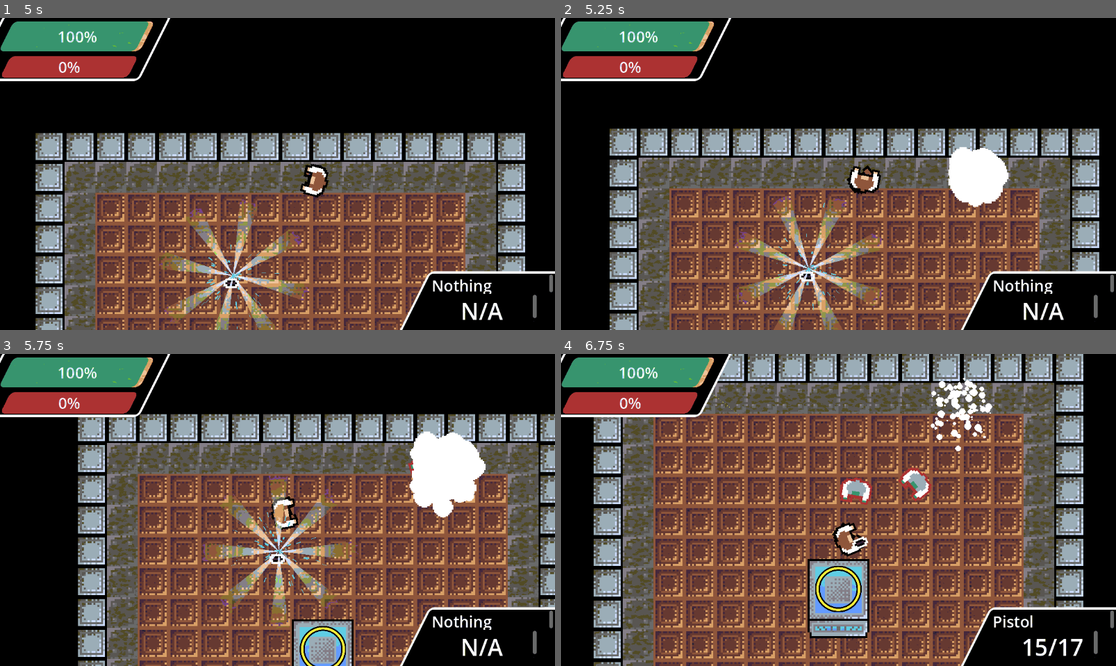
Above: before the commit, frames 1-4 (two rows, left to right).
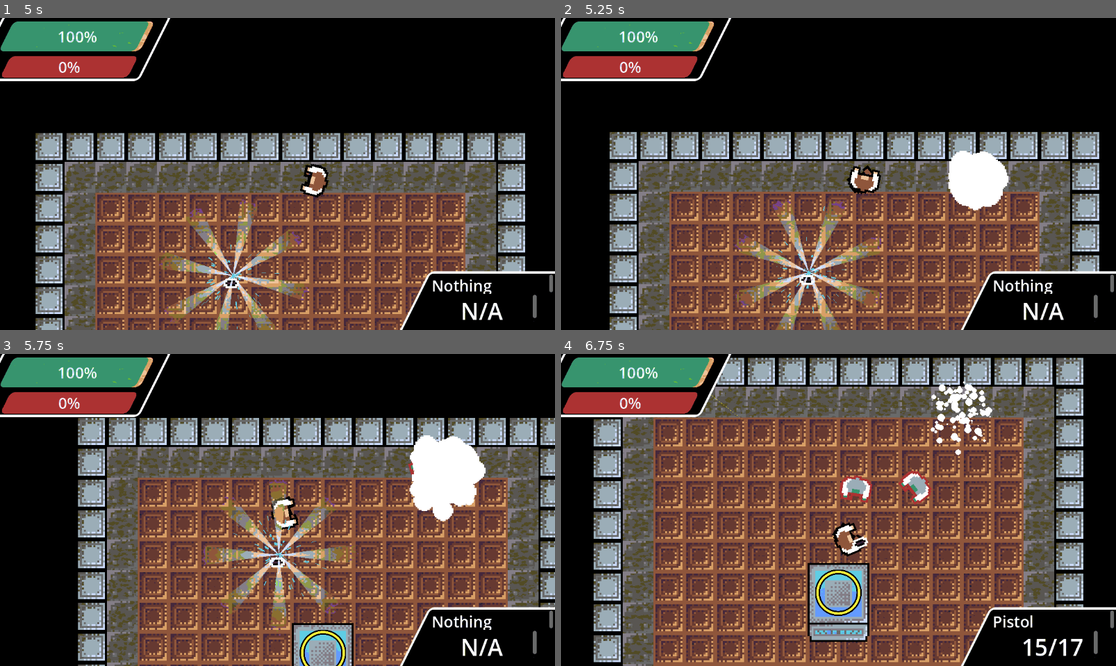
Above: after the commit, the same moments.

Repository: DriftWare07/gdod-jam-25
Game: Godot game, scene res://scenes/main.tscn
Two runs of this game, one before a commit and one after it. Both use one fixed random seed, a clock stepped at 60 frames per second and the inputs below.
Inputs (mouse positions are in pixels of both pictures, inside the frame that each line leads up to):
- Up to frame 1 (5 s): move the mouse to (399, 158) at 0.52 s; press the mouse at (399, 158) at 0.53 s; hold D (right) 0.53-1.28 s; move the mouse to (166, 189) at 1.27 s; release the mouse at (166, 189) at 1.28 s; hold S (down) 1.28-2.03 s; click (166, 189) at 1.35 s; move the mouse to (333, 105) at 2.02 s; press the mouse at (333, 105) at 2.03 s; hold D (right) 2.03-2.78 s; move the mouse to (249, 236) at 2.77 s; release the mouse at (249, 236) at 2.78 s; hold W (up) 2.78-3.53 s; click (249, 236) at 2.85 s; move the mouse to (444, 220) at 3.52 s; press the mouse at (444, 220) at 3.53 s; hold A (left) from 3.53 s (still down); move the mouse to (111, 127) at 4.27 s; release the mouse at (111, 127) at 4.28 s; click (111, 127) at 4.35 s
- Up to frame 2 (5.25 s): move the mouse to (866, 174) at 5.02 s; release A (left) at 5.03 s; press the mouse at (866, 174) at 5.03 s; hold S (down) from 5.03 s (still down)
- Up to frame 3 (5.75 s): keep holding S (down)
- Up to frame 4 (6.75 s): move the mouse to (755, 432) at 5.77 s; release S (down) at 5.78 s; release the mouse at (755, 432) at 5.78 s; hold D (right) 5.78-6.53 s; click (755, 432) at 5.85 s; move the mouse to (960, 494) at 6.52 s; press the mouse at (960, 494) at 6.53 s; hold W (up) from 6.53 s (still down)

Frame 1 is identical in both runs. In frame 2, 23% of the frame differs, in the area x 8-97%, y 35-100%; in frame 3, 28%; in frame 4, 36%, in the area x 5-95%, y 0-100%.

Commit message:
Falling through the floor works now

Diff:
--- a/gdod-jam-25/scenes/player/player.gd
+++ b/gdod-jam-25/scenes/player/player.gd
@@ -93,7 +93,21 @@
 	$CanvasLayer/Control/AnimationPlayer.play("deathScreen")
 	$hurtsound.volume_db = -60.0
 
+func start_fall():
+	Global.can_control = false
+	$CanvasLayer/Control/AnimationPlayer.play("fall")
 
+func finish_fall():
+	global_position = Vector2.ZERO
+	$spawn.restart()
+	$CanvasLayer/Control/AnimationPlayer.play("RESET")
+
+	Global.can_control = true
 
 func _on_restart_pressed() -> void:
 	if hp.is_dead: get_tree().reload_current_scene()
+
+
+func _on_animation_player_animation_finished(anim_name: StringName) -> void:
+	if anim_name == "fall":
+		finish_fall()
--- a/gdod-jam-25/scenes/player/player.tscn
+++ b/gdod-jam-25/scenes/player/player.tscn
@@ -15,11 +15,12 @@
 [ext_resource type="Script" uid="uid://b7egv4sl2xmd6" path="res://scenes/player/hud.gd" id="11_pllkt"]
 [ext_resource type="Script" uid="uid://cop8kdjtvd461" path="res://scripts/healthcomponent.gd" id="12_2nf2k"]
 [ext_resource type="Script" uid="uid://c07qsyt25g57y" path="res://scripts/hitbox.gd" id="13_3k6dn"]
+[ext_resource type="Texture2D" uid="uid://dcy0ab042i50b" path="res://assets/spawn.png" id="16_kvlxm"]
 [ext_resource type="Texture2D" uid="uid://cpmf0sv2kagpp" path="res://assets/blood.png" id="16_myrg7"]
 [ext_resource type="AudioStream" uid="uid://cr47dwg4mtpj6" path="res://assets/sounds/hurt_sound.tres" id="17_kvlxm"]
 
 [sub_resource type="CircleShape2D" id="CircleShape2D_dwp0u"]
-radius = 7.07107
+radius = 6.0
 
 [sub_resource type="StyleBoxFlat" id="StyleBoxFlat_fcs02"]
 bg_color = Color(0.321569, 0.733333, 1, 1)
@@ -62,6 +63,18 @@
 "transitions": PackedFloat32Array(1),
 "update": 0,
 "values": [Color(1, 1, 1, 0)]
+}
+tracks/1/type = "value"
+tracks/1/imported = false
+tracks/1/enabled = true
+tracks/1/path = NodePath("../..:scale")
+tracks/1/interp = 1
+tracks/1/loop_wrap = true
+tracks/1/keys = {
+"times": PackedFloat32Array(0),
+"transitions": PackedFloat32Array(1),
+"update": 0,
+"values": [Vector2(1, 1)]
 }
 
 [sub_resource type="Animation" id="Animation_myrg7"]
@@ -80,14 +93,30 @@
 "values": [Color(1, 1, 1, 0), Color(1, 1, 1, 1)]
 }
 
+[sub_resource type="Animation" id="Animation_uf5tr"]
+resource_name = "fall"
+tracks/0/type = "value"
+tracks/0/imported = false
+tracks/0/enabled = true
+tracks/0/path = NodePath("../..:scale")
+tracks/0/interp = 1
+tracks/0/loop_wrap = true
+tracks/0/keys = {
+"times": PackedFloat32Array(0, 0.966667),
+"transitions": PackedFloat32Array(4, 4),
+"update": 0,
+"values": [Vector2(1, 1), Vector2(0, 0)]
+}
+
 [sub_resource type="AnimationLibrary" id="AnimationLibrary_uf5tr"]
 _data = {
 &"RESET": SubResource("Animation_kvlxm"),
-&"deathScreen": SubResource("Animation_myrg7")
+&"deathScreen": SubResource("Animation_myrg7"),
+&"fall": SubResource("Animation_uf5tr")
 }
 
 [sub_resource type="CircleShape2D" id="CircleShape2D_4ckqc"]
-radius = 8.90608
+radius = 7.0
 
 [sub_resource type="Resource" id="Resource_6gcn8"]
 script = ExtResource("7_c1xko")
@@ -132,6 +161,26 @@
 scale_min = 0.1
 scale_curve = SubResource("CurveTexture_kvlxm")
 color = Color(1, 0, 0, 1)
+
+[sub_resource type="Curve" id="Curve_uf5tr"]
+_data = [Vector2(0, 0.513007), 0.0, 0.0, 0, 0, Vector2(0.0534759, 1), 0.0, 0.0, 0, 0, Vector2(0.417112, 0), -3.11343, 0.0, 0, 0]
+point_count = 3
+
+[sub_resource type="CurveTexture" id="CurveTexture_uf5tr"]
+curve = SubResource("Curve_uf5tr")
+
+[sub_resource type="ParticleProcessMaterial" id="ParticleProcessMaterial_8ydkj"]
+particle_flag_disable_z = true
+emission_shape = 1
+emission_sphere_radius = 0.1
+spread = 180.0
+initial_velocity_min = 25.0
+initial_velocity_max = 60.0
+gravity = Vector3(0, 45, 0)
+damping_min = 100.0
+damping_max = 120.0
+scale_min = 0.1
+scale_curve = SubResource("CurveTexture_uf5tr")
 
 [node name="player" type="CharacterBody2D"]
 script = ExtResource("1_1jfvs")
@@ -360,7 +409,22 @@
 max_polyphony = 5
 bus = &"sfx"
 
+[node name="spawn" type="GPUParticles2D" parent="."]
+z_index = 2
+emitting = false
+amount = 100
+texture = ExtResource("16_kvlxm")
+lifetime = 5.0
+one_shot = true
+explosiveness = 1.0
+randomness = 1.0
+fixed_fps = 60
+local_coords = true
+trail_lifetime = 1.0
+process_material = SubResource("ParticleProcessMaterial_8ydkj")
+
 [connection signal="timeout" from="firetimer" to="." method="_on_firetimer_timeout"]
 [connection signal="pressed" from="CanvasLayer/Control/gameover/restart" to="." method="_on_restart_pressed"]
+[connection signal="animation_finished" from="CanvasLayer/Control/AnimationPlayer" to="." method="_on_animation_player_animation_finished"]
 [connection signal="damaged" from="Health_Component" to="hurtsound" method="play"]
 [connection signal="dead" from="Health_Component" to="." method="_on_health_component_dead"]
--- a/gdod-jam-25/scenes/tile.gd
+++ b/gdod-jam-25/scenes/tile.gd
@@ -17,15 +17,14 @@
 	sprite.modulate = lerp(Color.GRAY, Color.WHITE, hp_ratio)
 
 	if not dead: return
-	var bodies = $Tile.get_overlapping_bodies()
-	for body in bodies:
-		if body is player:
-			body.global_position = Vector2(0,0)
 
 	var areas = $Tile.get_overlapping_areas()
 	for area in areas:
 		if area is hitbox:
 			if !area.is_in_group("player"): area.kill()
+			elif area.is_in_group("player"):
+				area.damage(15)
+				area.get_parent().start_fall()
 
 
 func _on_health_component_dead() -> void:
--- a/gdod-jam-25/scenes/tile.tscn
+++ b/gdod-jam-25/scenes/tile.tscn
@@ -12,7 +12,7 @@
 [ext_resource type="Script" uid="uid://cms1s1umu7r7x" path="res://addons/shaker/data/Vector2/ShakerPreset2D.gd" id="9_okqby"]
 
 [sub_resource type="RectangleShape2D" id="RectangleShape2D_3ox66"]
-size = Vector2(8.00001, 8)
+size = Vector2(4, 4)
 
 [sub_resource type="Resource" id="Resource_e3equ"]
 script = ExtResource("6_3cofm")
@@ -103,7 +103,7 @@
 region_rect = Rect2(16, 0, 16, 16)
 
 [node name="CollisionShape2D" type="CollisionShape2D" parent="Tile"]
-position = Vector2(-2.81445e-06, 2.21469e-06)
+position = Vector2(-9.31706e-10, 1.1418e-06)
 shape = SubResource("RectangleShape2D_3ox66")
 
 [node name="Health_Component" type="Node" parent="Tile" node_paths=PackedStringArray("host")]
Not shown: 1 places in gdod-jam-25/scenes/player/player.tscn that only renumber resources
Not shown: 2 places in gdod-jam-25/scenes/spawnpath.tscn that only renumber resources
